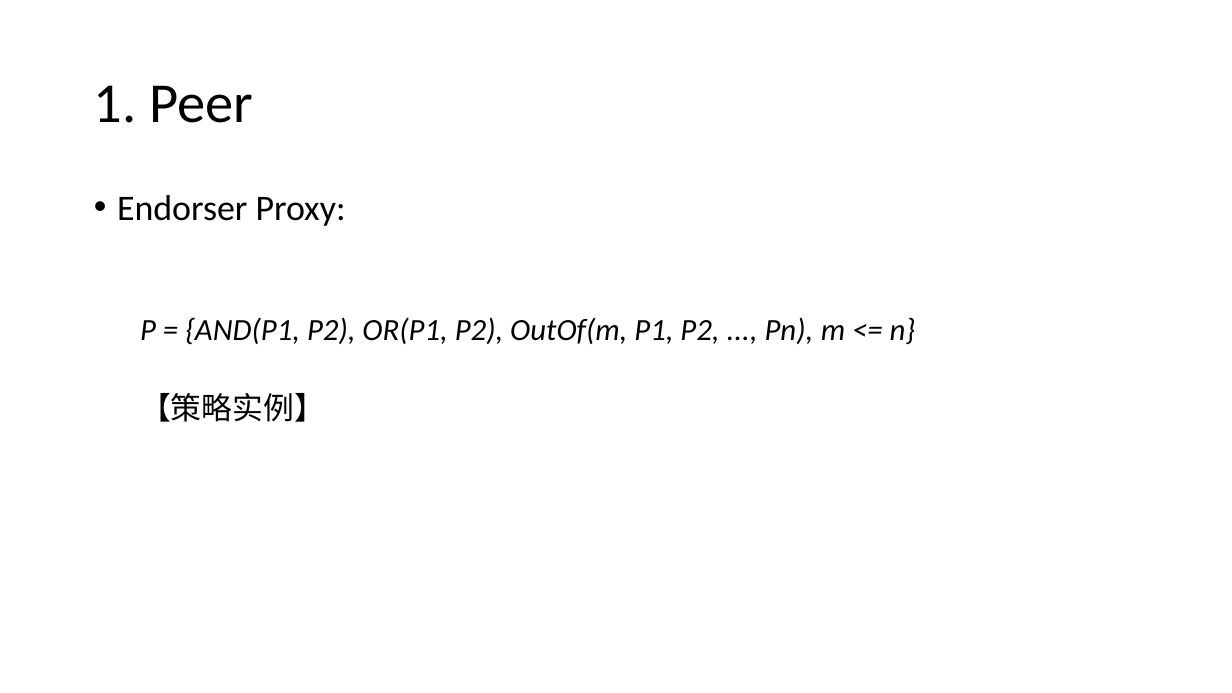
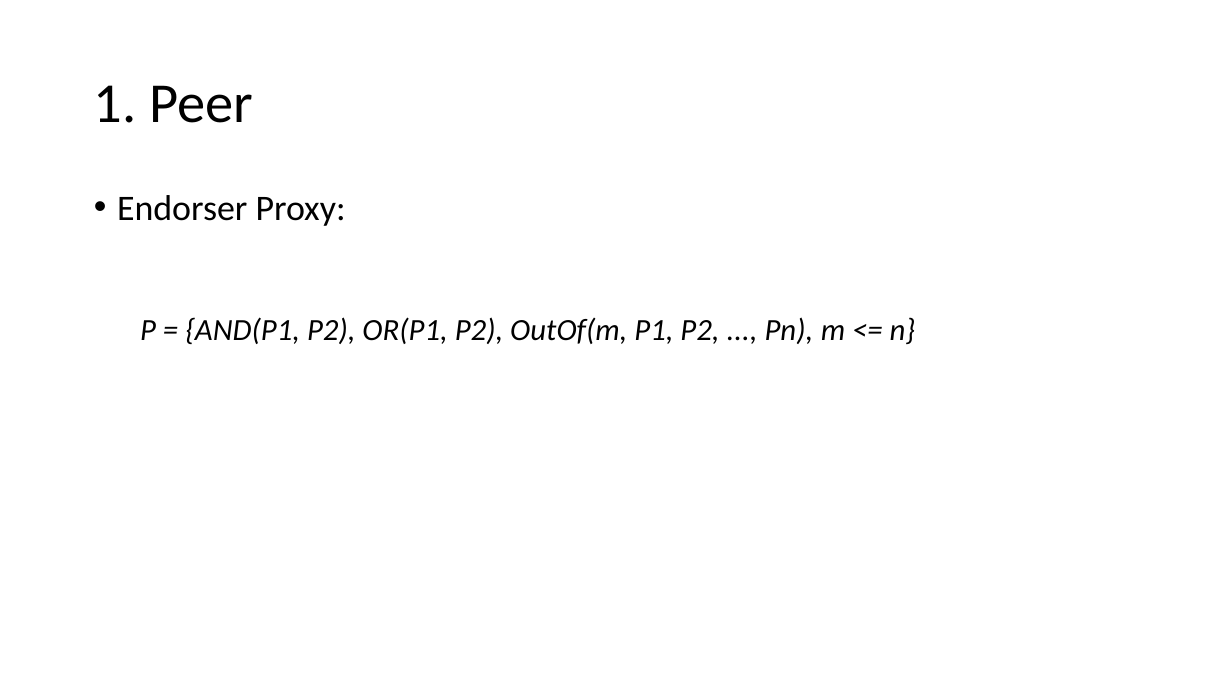
Before and after one commit to freekatz/Blockchain-Notes, a slide deck: slide 9 of fabric notes/【2020.12.26】Fabric Network Runtime Architecture.pptx. Drawn at 1232x693 pixels with LibreOffice and Linux fonts; fonts in the diff are those of the drawing. Boxes give left, top, right and bottom in pixels: in the first picture for what was removed or moved away, otherwise in the second. Text is boxed around its words. In the diff, an @@ line names an element or a change of style, - is before the commit and + after.

```diff
--- a/fabric notes/【2020.12.26】Fabric Network Runtime Architecture.pptx
+++ b/fabric notes/【2020.12.26】Fabric Network Runtime Architecture.pptx
@@ text at [140, 393, 325, 422]: paragraph removed @@
-  【策略实例】
```
Also in this commit, not shown: 7 other slides changed, 6 slides removed, 8 other files.
